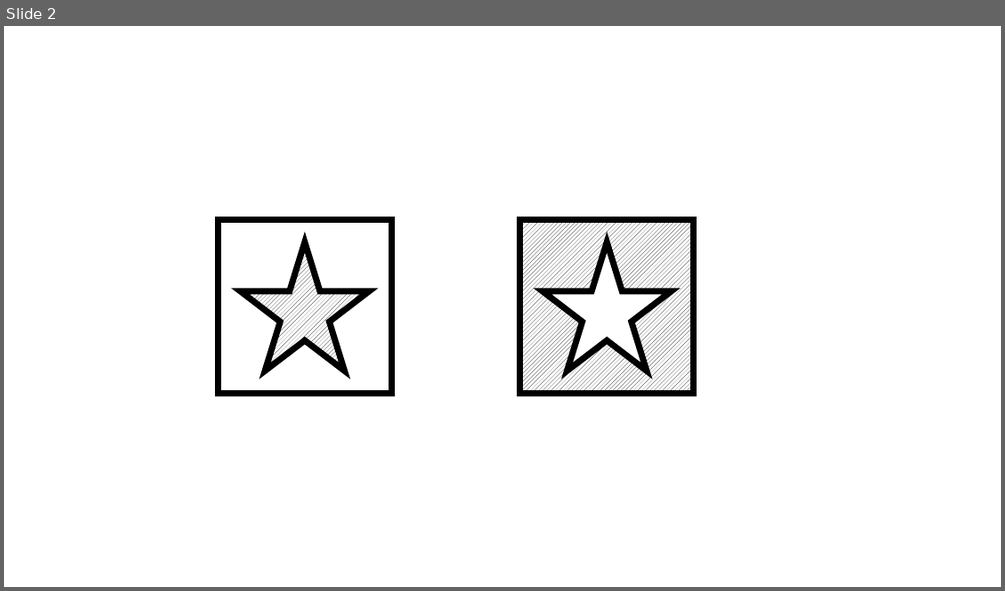
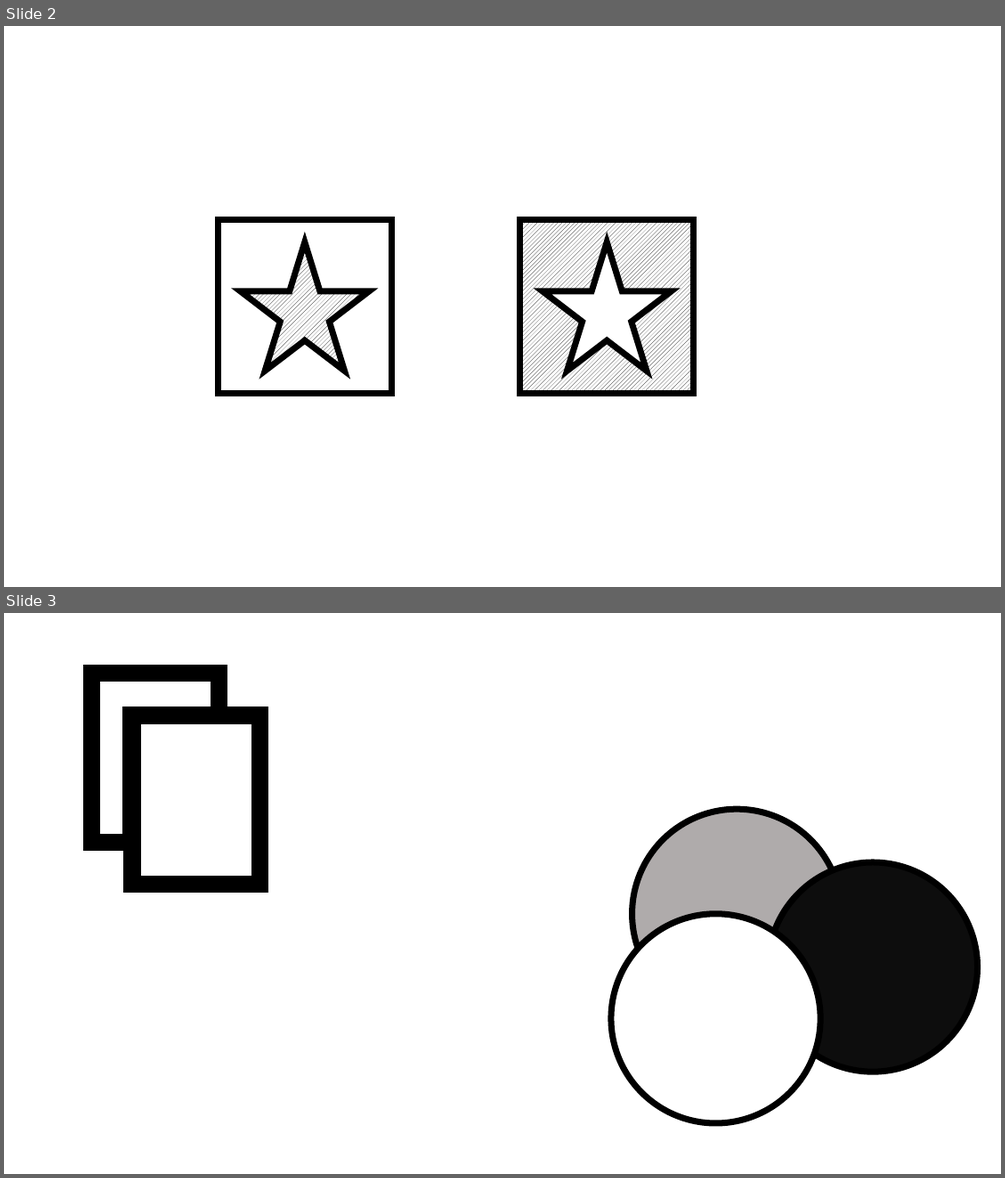
Before and after one commit to TerraVerum/s3a, a slide deck: s3a/icons/foregroundBackgroundPics.pptx. Shown one above the other, each under a label of ours: slide 2 before the commit, slides 2 and 3 after it. The pictures are 1005x591 and 1005x1178 pixels, drawn with LibreOffice and Linux fonts; fonts in the diff are those of the drawing. Boxes give left, top, right and bottom in pixels: in the first picture for what was removed or moved away, otherwise in the second. Text is boxed around its words. In the diff, an @@ line names an element or a change of style, - is before the commit and + after.

```diff
--- a/s3a/icons/foregroundBackgroundPics.pptx
+++ b/s3a/icons/foregroundBackgroundPics.pptx
@@ slide 3 added at [4, 613, 1001, 1174], background #FFFFFF @@
@@ freeform shape added at [91, 674, 219, 843], outline #000000 16.5 pt @@
@@ rectangle added at [132, 715, 259, 884], outline #000000 16.5 pt @@
@@ ellipse added at [632, 809, 841, 1018], fill #AFABAB, outline #000000 6 pt @@
@@ ellipse added at [769, 862, 978, 1071], fill #0D0D0D, outline #000000 6 pt @@
@@ ellipse added at [611, 914, 821, 1123], fill #FFFFFF, outline #000000 6 pt @@
```
Also in this commit, not shown: 4 other files.
